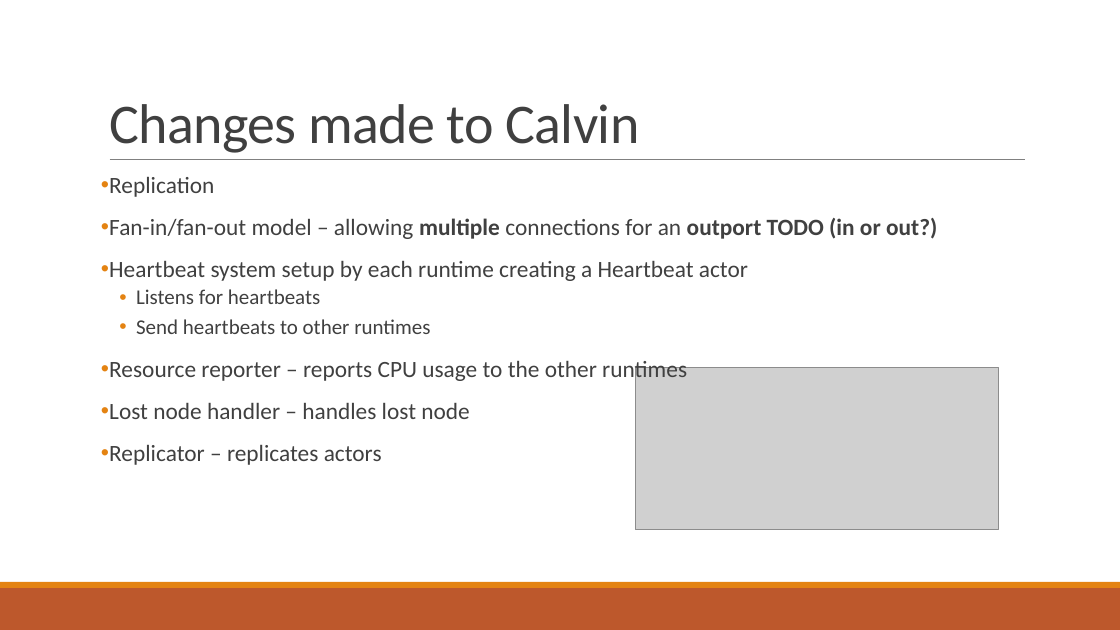
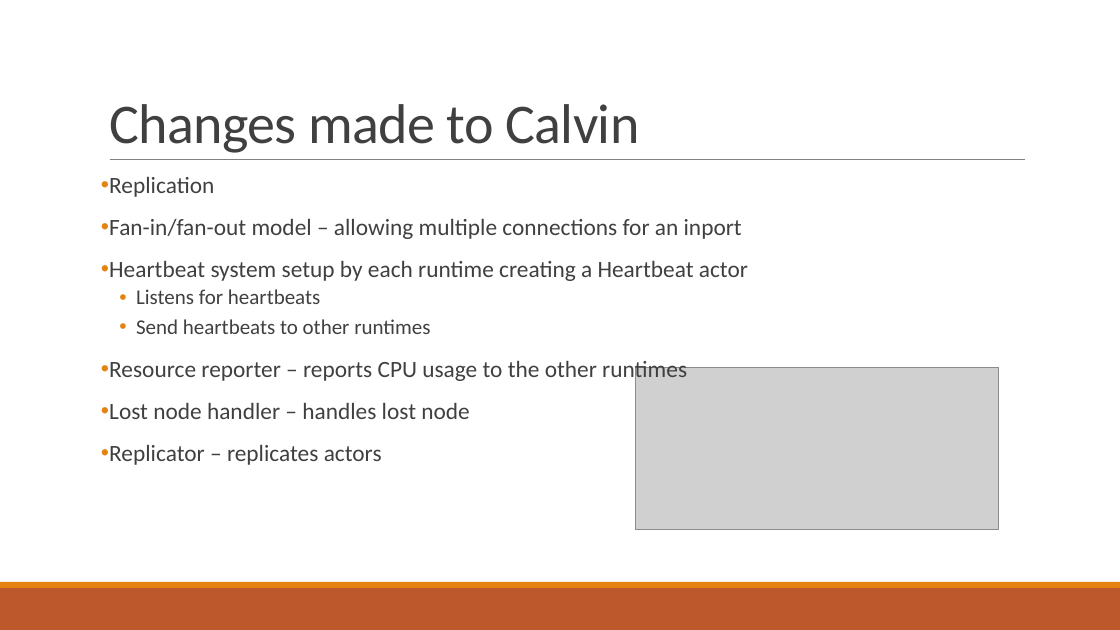
Before and after one commit to PStahl/master_thesis, a slide deck: slide 29 of presentation/presentation.pptx. Drawn at 1120x630 pixels with LibreOffice and Linux fonts; fonts in the diff are those of the drawing; grey boxes stand for pictures. Boxes give left, top, right and bottom in pixels: in the first picture for what was removed or moved away, otherwise in the second. Text is boxed around its words. In the diff, an @@ line names an element or a change of style, - is before the commit and + after.

```diff
--- a/presentation/presentation.pptx
+++ b/presentation/presentation.pptx
@@ text at (109, 219, 742, 239): text changed @@
-• Fan-in/fan-out model – allowing multiple connections for an outport TODO (in or out?)
+• Fan-in/fan-out model – allowing multiple connections for an inport
```
Also in this commit, not shown: 1 other slide changed.
